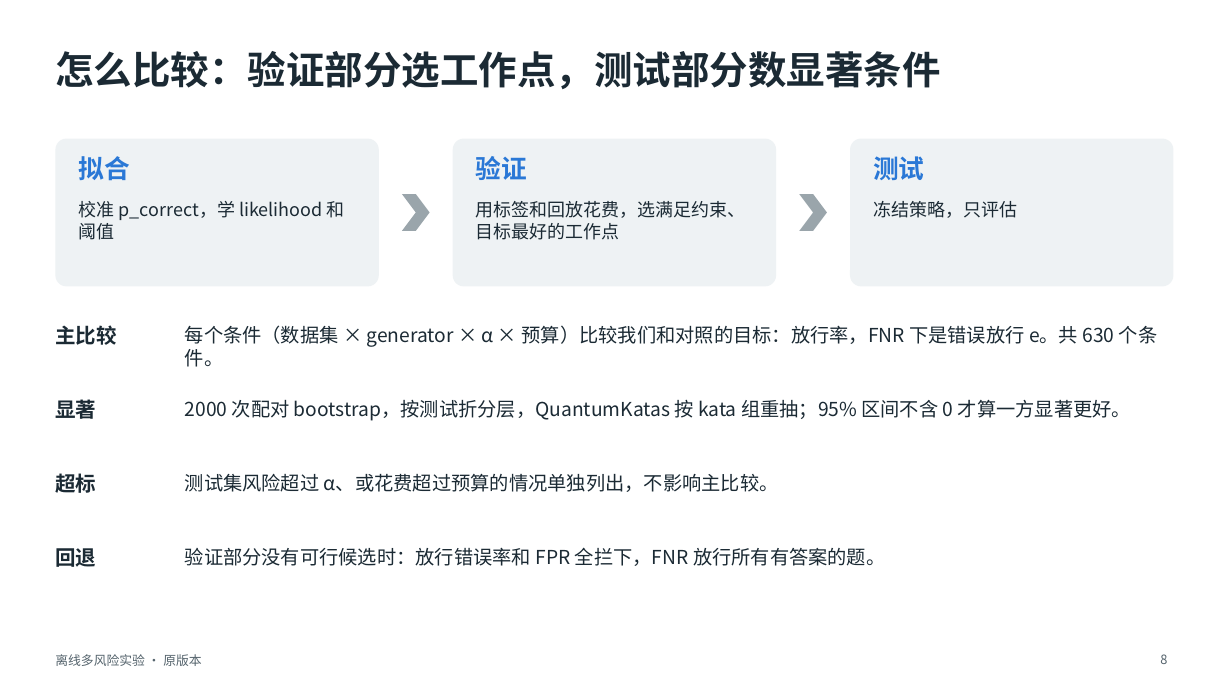
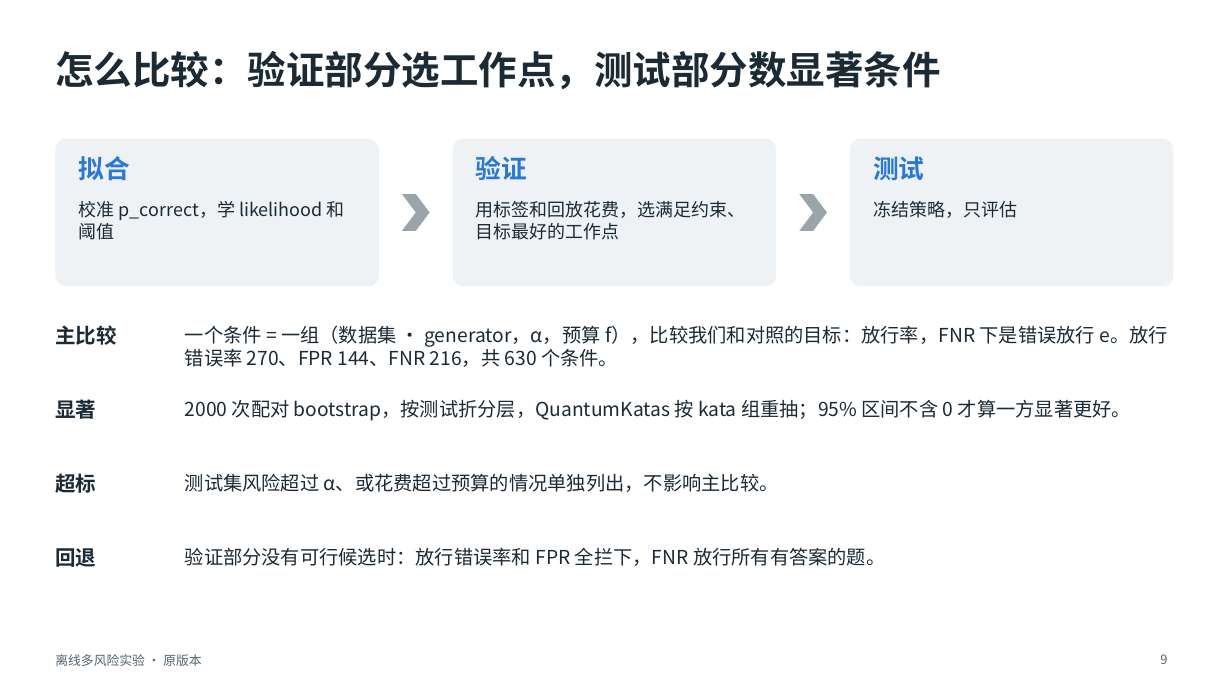
Before and after one commit to toz015/verification_generation_experiment, a slide deck: slide 9 of reports/offline_multirisk_20261116_calibrated/deck/离线多风险实验_原版本.pptx (slide 8 before the commit). Drawn at 1232x693 pixels with LibreOffice and Linux fonts; fonts in the diff are those of the drawing. Boxes give left, top, right and bottom in pixels: in the first picture for what was removed or moved away, otherwise in the second. Text is boxed around its words. In the diff, an @@ line names an element or a change of style, - is before the commit and + after.

```diff
--- a/reports/offline_multirisk_20261116_calibrated/deck/离线多风险实验_原版本.pptx
+++ b/reports/offline_multirisk_20261116_calibrated/deck/离线多风险实验_原版本.pptx
@@ text at bbox=[185, 325, 1167, 367]: text changed @@
-每个条件（数据集 × generator × α × 预算）比较我们和对照的目标：放行率，FNR 下是错误放行 e。共 630 个条件。
+一个条件 = 一组（数据集 · generator，α，预算 f），比较我们和对照的目标：放行率，FNR 下是错误放行 e。放行错误率 270、FPR 144、FNR 216，共 630 个条件。
@@ page number at bbox=[1160, 654, 1167, 664]: text changed @@
-8
+9
```
Also in this commit, not shown: 1 other slide changed, 1 slide added, 5 other files.
